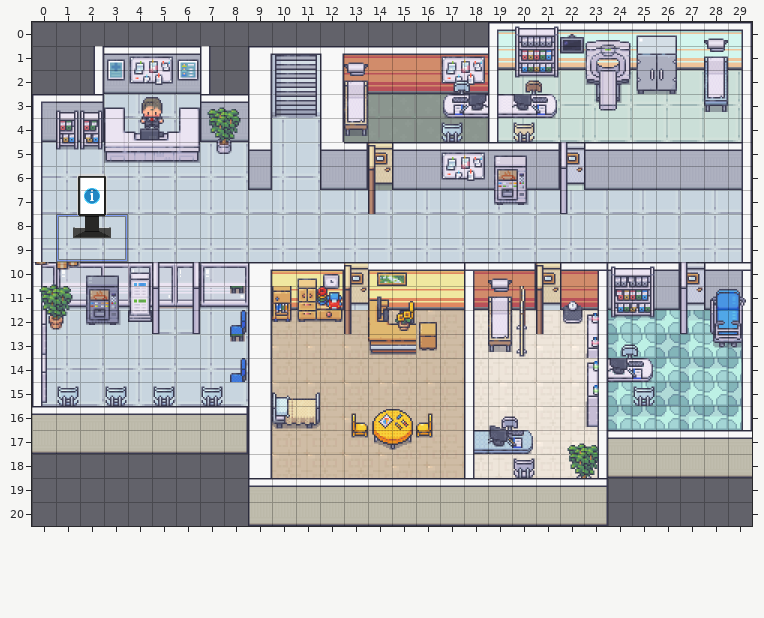
Two versions of a level (Tiled map (JSON), map.tmj). The picture above was drawn from the file before the commit.
Cells are 32x32 px. Shown: x 0..29, y 0..20.
After the commit:
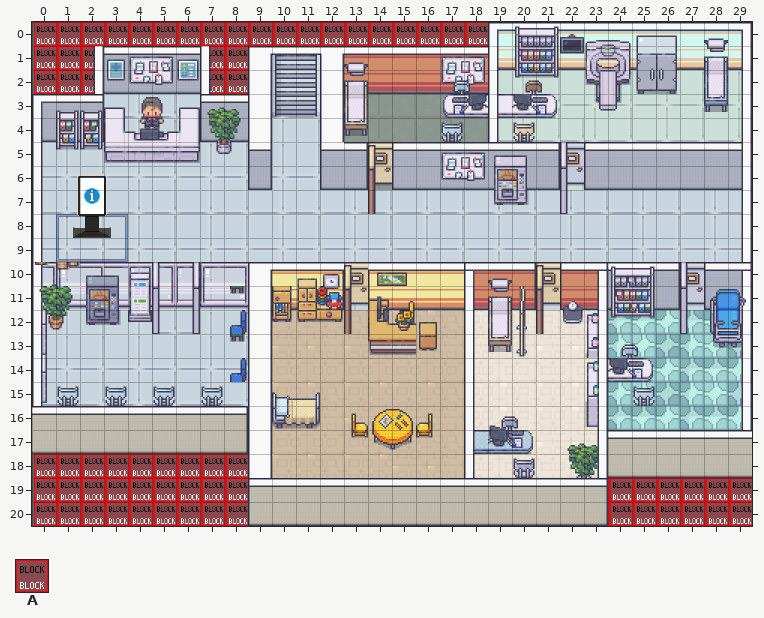
Key: from "WA_Special_Zones": A 2.
_ is an empty cell.
Tiles of an added or newly shown layer are drawn over the layers below it.
The edit:
Layer "collisions" (now shown):
y 0: x 0..18 ___________________ -> AAAAAAAAAAAAAAAAAAA
y 1..2: x 0..2 ___ -> AAA; x 7..8 __ -> AA
y 18: x 0..8 _________ -> AAAAAAAAA
y 19..20: x 0..8 _________ -> AAAAAAAAA; x 23..29 _______ -> AAAAAAA
Where, in picture pixels (left, top, right, bottom), the same in both pictures:
added: (34, 22, 488, 94)
added: (34, 454, 248, 526)
added: (608, 478, 752, 526)
